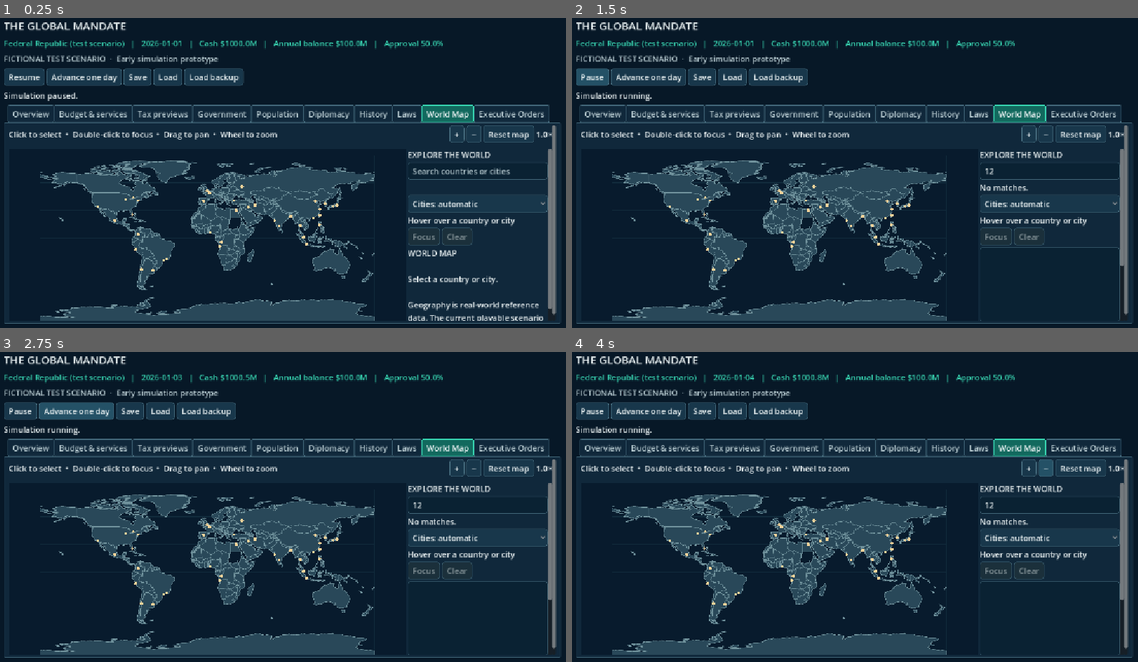
Above: before the commit, frames 1-4 (two rows, left to right).
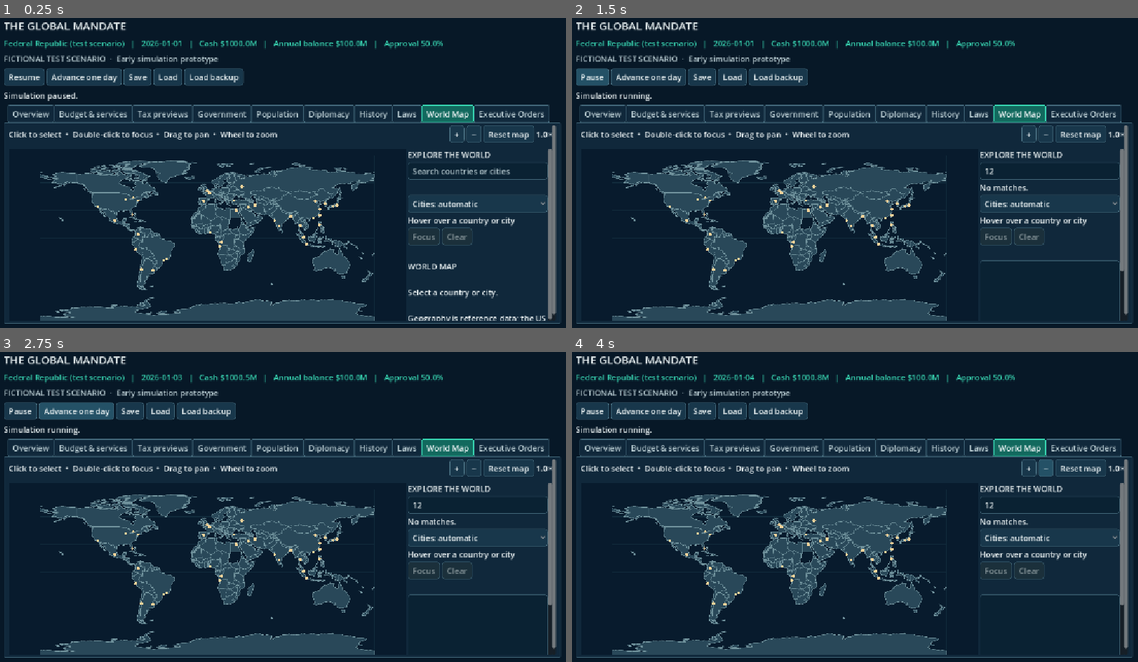
Above: after the commit, the same moments.

Repository: bhavishyadash/the-global-mandate
Game: Godot game, scene res://main.tscn
Two runs of this game, one before a commit and one after it. Both use one fixed random seed, a clock stepped at 60 frames per second and the inputs below.
Inputs (mouse positions are in pixels of both pictures, inside the frame that each line leads up to):
- Up to frame 1 (0.25 s): no input
- Up to frame 2 (1.5 s): click (1047, 169) at 0.52 s; type "12" at 0.6 s; click "Resume" at 1.25 s
- Up to frame 3 (2.75 s): click "Advance one day" at 2 s
- Up to frame 4 (4 s): click "+" at 2.75 s; click "−" at 3.5 s

The runs differ from the first frame. In frame 1, 1.2% of the frame differs, in the area x 72-98%, y 74-98%; in frame 2, 0.2%; in frame 3, 0.2%; in frame 4, 0.2%.

Commit message:
Connect US map selection to fictional sandbox

Diff:
--- /dev/null
+++ b/data/scenarios/usa_sandbox.json
@@ -0,0 +1,111 @@
+{
+  "version": 2,
+  "id": "usa_sandbox",
+  "seed": 12345,
+  "description": "US geography sandbox. All population, budgets, parties, behavior and other values are fictional test data, not US statistics.",
+  "date": {
+    "year": 2026,
+    "month": 1,
+    "day": 1
+  },
+  "country": {
+    "id": "usa_sandbox",
+    "name": "United States (fictional sandbox)",
+    "population": 10000000,
+    "treasury": 1000000000.0,
+    "debt": 0.0,
+    "annual_revenue": 1200000000.0,
+    "annual_spending": 1100000000.0,
+    "spending_categories": {
+      "Health": 330000000.0,
+      "Education": 275000000.0,
+      "Security": 220000000.0,
+      "Infrastructure": 165000000.0,
+      "Administration": 110000000.0
+    },
+    "income_tax_rate": 0.2,
+    "consumption_tax_rate": 0.0,
+    "corporate_tax_rate": 0.0,
+    "approval": 50.0
+  },
+  "politics": {
+    "groups": [
+      {
+        "name": "Lower income",
+        "share": 0.4,
+        "approval": 50.0,
+        "raw_approval": 50.0,
+        "service_bonus": 0.0,
+        "tax_sensitivity": 100.0
+      },
+      {
+        "name": "Middle income",
+        "share": 0.4,
+        "approval": 50.0,
+        "raw_approval": 50.0,
+        "service_bonus": 0.0,
+        "tax_sensitivity": 105.0
+      },
+      {
+        "name": "Higher income",
+        "share": 0.2,
+        "approval": 50.0,
+        "raw_approval": 50.0,
+        "service_bonus": 0.0,
+        "tax_sensitivity": 115.0
+      }
+    ],
+    "parties": [
+      {
+        "name": "Government",
+        "seats": 48,
+        "support": true
+      },
+      {
+        "name": "Reform Party",
+        "seats": 22,
+        "support": true
+      },
+      {
+        "name": "Opposition",
+        "seats": 30,
+        "support": false
+      }
+    ],
+    "procurement_policy": false,
+    "procurement_progress": 0,
+    "election_count": 0
+  },
+  "services": {
+    "levels": {
+      "Health": 50.0,
+      "Education": 50.0,
+      "Security": 50.0,
+      "Infrastructure": 50.0,
+      "Administration": 50.0
+    }
+  },
+  "institutions": {
+    "kind": "",
+    "status": "none",
+    "days": 0,
+    "progress": 0
+  },
+  "diplomacy": {
+    "relations": {
+      "maritime": 30.0,
+      "northern": -10.0
+    },
+    "cooldowns": {
+      "maritime": 0,
+      "northern": 0
+    },
+    "agreements": {
+      "maritime": 0,
+      "northern": 0
+    },
+    "active": "",
+    "progress": 0,
+    "proposal": ""
+  }
+}
--- a/tests/ui_test.gd
+++ b/tests/ui_test.gd
@@ -101,6 +101,30 @@
 	assert(screen.world_map.country_at(usa_point).id == "USA")
 	screen.world_map.select_at(usa_point)
 	assert(screen.world_map.selected_id == "USA" and "United States" in screen.map_selection.text)
+	assert(screen.map_scenario_button.visible and screen.map_scenario_button.text == "Start US sandbox")
+	assert("fictional test values" in screen.map_simulation.text)
+	var before_start: Dictionary = screen.world.export_snapshot()
+	screen._map_scenario_action()
+	assert(screen.pending_scenario_index == 2 and "replaces" in screen.new_game_confirmation.dialog_text)
+	screen.new_game_confirmation.canceled.emit()
+	screen.new_game_confirmation.hide()
+	assert(screen.pending_scenario_index == -1 and screen.world.export_snapshot() == before_start)
+	screen._map_scenario_action()
+	screen._confirm_new_scenario()
+	screen.new_game_confirmation.hide()
+	assert(screen.world.scenario_id == "usa_sandbox" and screen.world.country.id == "usa_sandbox")
+	assert(screen.map_scenario_button.text == "Open government" and "ACTIVE US SANDBOX" in screen.map_simulation.text)
+	assert(screen.world.set_income_tax(0.6))
+	screen._refresh()
+	assert("Approval: 8.0%" in screen.map_simulation.text)
+	screen._map_scenario_action()
+	assert(screen.dashboard_tabs.current_tab == 3 and screen.world.scenario_id == "usa_sandbox")
+	var usa_saved: Dictionary = screen.world.export_snapshot()
+	var usa_loaded = World.new()
+	assert(usa_loaded.import_snapshot(JSON.parse_string(JSON.stringify(usa_saved))).is_empty())
+	assert(usa_loaded.scenario_id == "usa_sandbox" and is_equal_approx(usa_loaded.country.income_tax_rate, 0.6))
+	assert(screen._start_scenario(World.DEFAULT_SCENARIO))
+	assert("US SANDBOX AVAILABLE" in screen.map_simulation.text)
 	var france_point: Vector2 = screen.world_map.unit_to_screen(Vector2(2.0 / 360.0, -46.0 / 180.0))
 	assert(screen.world_map.country_at(france_point).id == "FRA")
 	# Real pointer event path: hovering, a slightly wobbly click and double click.
@@ -120,6 +144,7 @@
 	release.position = motion.position
 	screen.world_map._gui_input(release)
 	assert(screen.world_map.selected_id == "FRA" and "France" in screen.map_selection.text)
+	assert(not screen.map_scenario_button.visible and "REFERENCE ONLY" in screen.map_simulation.text)
 	assert(not screen.map_focus_button.disabled and not screen.map_clear_button.disabled)
 	var double_click := InputEventMouseButton.new()
 	double_click.button_index = MOUSE_BUTTON_LEFT
--- a/tools/export_smoke.gd
+++ b/tools/export_smoke.gd
@@ -19,6 +19,11 @@
 		push_error("Packaged alternate scenario did not initialize.")
 		quit(1)
 		return
+	var usa: Variant = World.Scenario.read_file("res://data/scenarios/usa_sandbox.json")
+	if not world.apply_scenario(usa).is_empty() or world.scenario_id != "usa_sandbox":
+		push_error("Packaged US sandbox did not initialize.")
+		quit(1)
+		return
 	var map = WorldMap.new()
 	if not map.load_map().is_empty() or map.countries.size() < 170:
 		push_error("Packaged world map data could not be loaded.")
--- a/ui/main.gd
+++ b/ui/main.gd
@@ -10,6 +10,7 @@
 const SCENARIOS := [
 	{"id": "test_republic", "name": "Federal Republic (fictional)", "path": "res://data/scenarios/test_republic.json"},
 	{"id": "coastal_test", "name": "Coastal Republic (fictional)", "path": "res://data/scenarios/coastal_test.json"},
+	{"id": "usa_sandbox", "name": "United States sandbox (fictional values)", "path": "res://data/scenarios/usa_sandbox.json", "map_id": "USA"},
 ]
 const MAX_DAYS_PER_FRAME := 30
 const DEFAULT_SIMULATION_BUDGET_USEC := 8000
@@ -55,6 +56,7 @@
 var event_filter: OptionButton
 var scenario_picker: OptionButton
 var new_game_confirmation: ConfirmationDialog
+var pending_scenario_index := -1
 var diagnostic_steps: TextEdit
 var world_map: Control
 var map_selection: Label
@@ -65,6 +67,8 @@
 var map_zoom_label: Label
 var map_focus_button: Button
 var map_clear_button: Button
+var map_simulation: Label
+var map_scenario_button: Button
 var government_status: Label
 var budget_chart: Control
 var budget_mode: OptionButton
@@ -363,6 +367,13 @@
 	selection_controls.add_child(map_clear_button)
 	map_focus_button.pressed.connect(func(): world_map.focus_selection())
 	map_clear_button.pressed.connect(func(): world_map.clear_selection())
+	map_scenario_button = Button.new()
+	map_scenario_button.visible = false
+	map_scenario_button.pressed.connect(_map_scenario_action)
+	map_sidebar.add_child(map_scenario_button)
+	map_simulation = Label.new()
+	map_simulation.autowrap_mode = TextServer.AUTOWRAP_WORD_SMART
+	map_sidebar.add_child(map_simulation)
 	map_results = ItemList.new()
 	map_results.custom_minimum_size = Vector2(0, 150)
 	map_results.visible = false
@@ -371,7 +382,7 @@
 	map_results.item_selected.connect(_select_map_result)
 	map_selection = Label.new()
 	map_selection.autowrap_mode = TextServer.AUTOWRAP_WORD_SMART
-	map_selection.text = "WORLD MAP\n\nSelect a country or city.\n\nGeography is real-world reference data. The current playable scenario is fictional and is not linked to these countries yet."
+	map_selection.text = "WORLD MAP\n\nSelect a country or city.\n\nGeography is reference data; the US sandbox uses fictional test values."
 	map_sidebar.add_child(map_selection)
 	world_map.country_selected.connect(_map_country_selected)
 	world_map.city_selected.connect(_map_city_selected)
@@ -398,8 +409,9 @@
 	new_game_confirmation.title = "Start a new scenario?"
 	new_game_confirmation.dialog_text = "This replaces your current session. Save first if you want to keep your progress."
 	add_child(new_game_confirmation)
-	new_game_button.pressed.connect(func(): new_game_confirmation.popup_centered())
+	new_game_button.pressed.connect(func(): _request_new_scenario(scenario_picker.selected))
 	new_game_confirmation.confirmed.connect(_confirm_new_scenario)
+	new_game_confirmation.canceled.connect(func(): pending_scenario_index = -1)
 	for node in [budget_controls, category_controls, spending_preview, category_preview]:
 		node.reparent(finances)
 	var chart_controls := HBoxContainer.new()
@@ -646,17 +658,52 @@
 				capital = city.name
 	map_focus_button.disabled = false
 	map_clear_button.disabled = false
-	map_selection.text = "%s\n\nCOUNTRY  •  %s\nCapital: %s\nMapped places: %d\n\nReference geography only. Country-specific simulation and regions are not yet linked to this map." % [country_name, id, capital, count]
+	map_selection.text = "%s\n\nCOUNTRY  •  %s\nCapital: %s\nMapped places: %d\n\nGeography and place names are reference data. Regional simulation is not implemented." % [country_name, id, capital, count]
+	_refresh_map_simulation()
 
 func _map_city_selected(city: Dictionary) -> void:
 	map_focus_button.disabled = false
 	map_clear_button.disabled = false
 	map_selection.text = "%s\n\n%s  •  %s\nLatitude: %.2f°\nLongitude: %.2f°\n\nReference city marker only. Detailed city art and simulation are not implemented yet." % [city.name, "National capital" if city.capital else "City", city.country, float(city.point[1]), float(city.point[0])]
+	_refresh_map_simulation()
 
 func _map_selection_cleared() -> void:
 	map_focus_button.disabled = true
 	map_clear_button.disabled = true
-	map_selection.text = "WORLD MAP\n\nSelect a country or city.\n\nGeography is real-world reference data. The current playable scenario is fictional and is not linked to these countries yet."
+	map_selection.text = "WORLD MAP\n\nSelect a country or city.\n\nGeography is reference data; the US sandbox uses fictional test values."
+	_refresh_map_simulation()
+
+func _map_scenario_index(id: String) -> int:
+	for index in range(SCENARIOS.size()):
+		if SCENARIOS[index].get("map_id", "") == id and not id.is_empty():
+			return index
+	return -1
+
+func _refresh_map_simulation() -> void:
+	if map_simulation == null:
+		return
+	var selected: String = world_map.selected_id
+	var index := _map_scenario_index(selected)
+	map_scenario_button.visible = index >= 0
+	if selected.is_empty():
+		map_simulation.text = ""
+	elif index < 0:
+		map_simulation.text = "REFERENCE ONLY\nNo playable country scenario is linked here yet."
+	elif world.scenario_id == SCENARIOS[index].id and world.country.id == SCENARIOS[index].id:
+		map_scenario_button.text = "Open government"
+		map_simulation.text = "ACTIVE US SANDBOX — FICTIONAL VALUES\nPopulation: %d\nApproval: %.1f%%\nCash: $%.1fM\nAnnual balance: $%.1fM\nThese values are simulation placeholders, not US statistics. City-level simulation is not implemented." % [world.country.population, world.country.approval, world.country.treasury / 1000000.0, world.annual_balance() / 1000000.0]
+	else:
+		map_scenario_button.text = "Start US sandbox"
+		map_simulation.text = "US SANDBOX AVAILABLE\nUses fictional test values, not US statistics. Starting replaces the current session after confirmation."
+
+func _map_scenario_action() -> void:
+	var index := _map_scenario_index(world_map.selected_id)
+	if index < 0:
+		return
+	if world.scenario_id == SCENARIOS[index].id and world.country.id == SCENARIOS[index].id:
+		dashboard_tabs.current_tab = 3
+	else:
+		_request_new_scenario(index)
 
 func _search_map(query: String) -> void:
 	map_results.clear()
@@ -748,11 +795,19 @@
 	world.advance_day()
 	_refresh()
 
+func _request_new_scenario(index: int) -> void:
+	if index < 0 or index >= SCENARIOS.size():
+		status.text = "Select a built-in scenario first."
+		return
+	pending_scenario_index = index
+	new_game_confirmation.dialog_text = "Start %s? This replaces your current session. Save first if you want to keep your progress." % SCENARIOS[index].name
+	new_game_confirmation.popup_centered()
+
 func _confirm_new_scenario() -> void:
-	if scenario_picker.selected < 0:
-		status.text = "Select a built-in scenario first."
-		return
-	_start_scenario(SCENARIOS[scenario_picker.selected].path)
+	var index := pending_scenario_index
+	pending_scenario_index = -1
+	if index >= 0 and index < SCENARIOS.size():
+		_start_scenario(SCENARIOS[index].path)
 
 func _start_scenario(path: String) -> bool:
 	var error: String = world.apply_scenario(World.Scenario.read_file(path))
@@ -1104,6 +1159,7 @@
 func _refresh() -> void:
 	_invalidate_forecasts()
 	_update_speed_status()
+	_refresh_map_simulation()
 	var c: Dictionary = world.country
 	var d: Dictionary = world.date
 	government_status.text = "%s   |   %04d-%02d-%02d   |   Cash $%.1fM   |   Annual balance $%.1fM   |   Approval %.1f%%" % [c.name, d.year, d.month, d.day, c.treasury / 1000000.0, world.annual_balance() / 1000000.0, c.approval]
Not shown, changed: docs/GAME_DEVELOPMENT_REPORT.md
Not shown, changed: docs/SESSION_83.md
